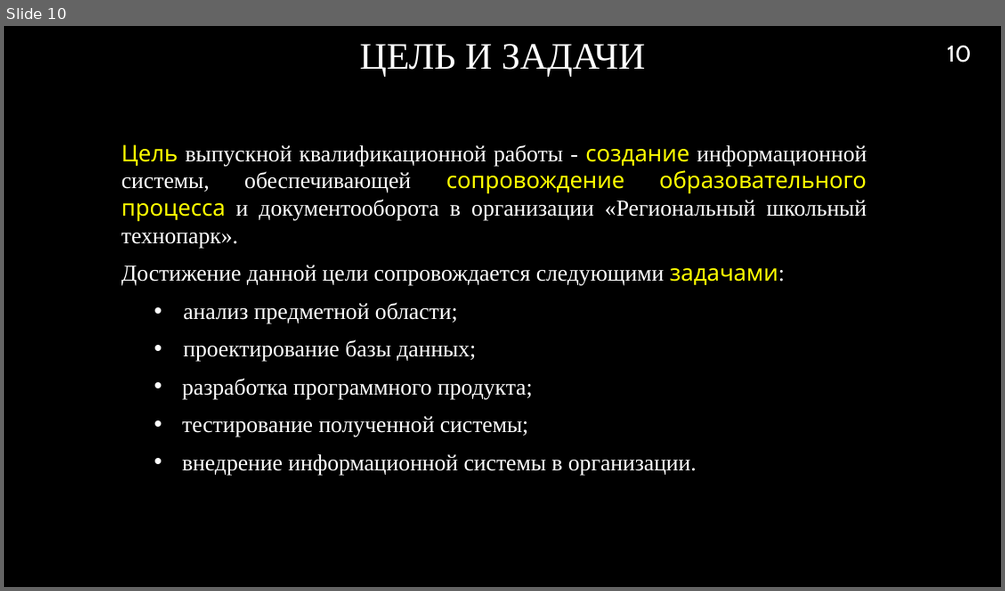
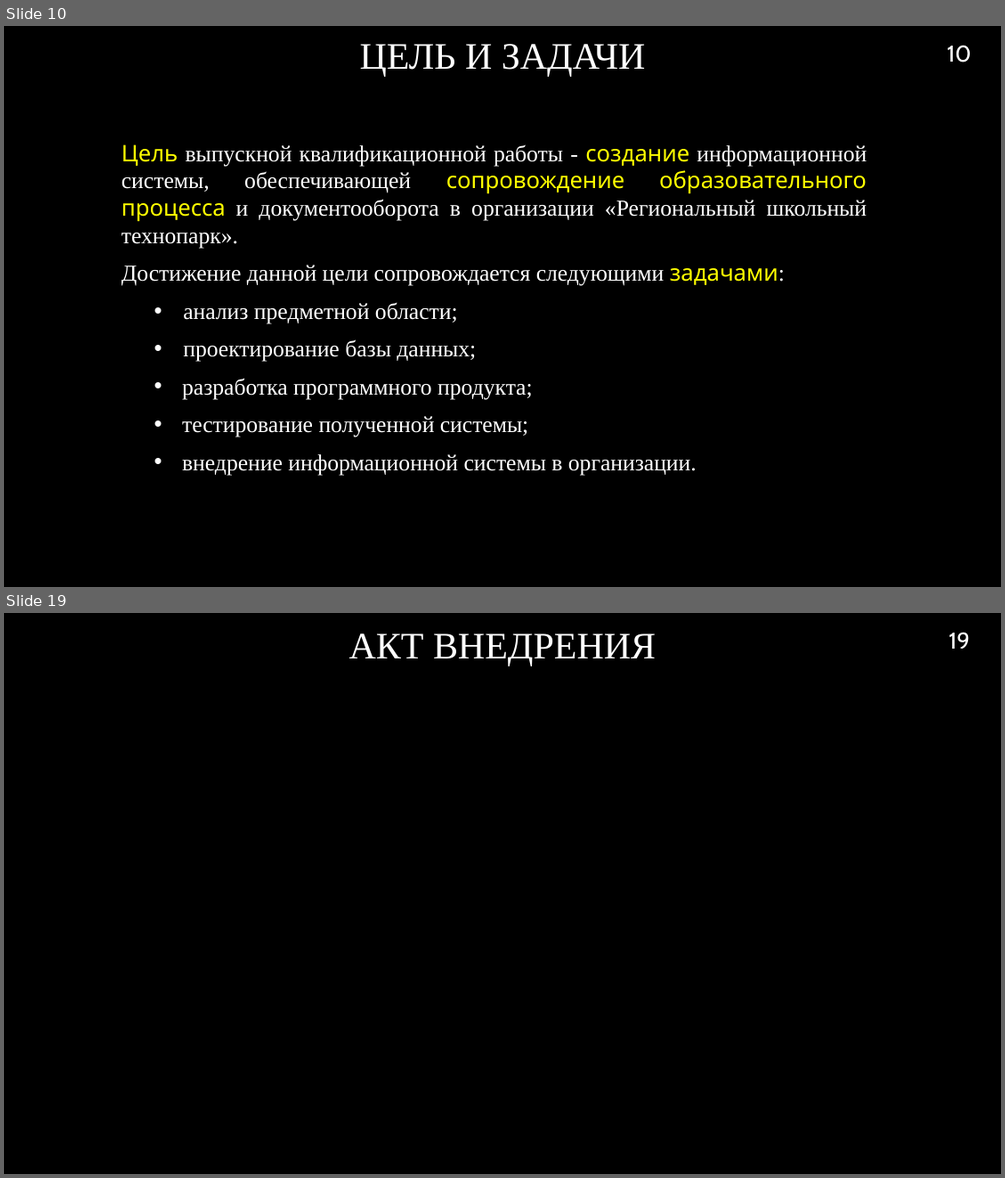
Before and after one commit to RAdKuzur/ASTU, a slide deck: Дипломная работа/Презентация.pptx. Shown one above the other, each under a label of ours: slide 10 before the commit, slides 10 and 19 after it; the slides between them are not shown. The pictures are 1005x591 and 1005x1178 pixels, drawn with LibreOffice and Linux fonts; fonts in the diff are those of the drawing; background and template pictures are left out. Boxes give left, top, right and bottom in pixels: in the first picture for what was removed or moved away, otherwise in the second. Text is boxed around its words. In the diff, an @@ line names an element or a change of style, - is before the commit and + after.

```diff
--- a/Дипломная работа/Презентация.pptx
+++ b/Дипломная работа/Презентация.pptx
@@ slide 19 added at (4, 613, 1001, 1174), background picture (left out) @@
@@ title added at (349, 633, 655, 666), 36 pt, text #FFFFFF @@
+АКТ ВНЕДРЕНИЯ
@@ page number added at (948, 632, 970, 649), 22 pt, text #FFFFFF @@
+19
```
Also in this commit, not shown: 4 slides changed, 6 other slides added, 3 slides removed, 1 other file.
